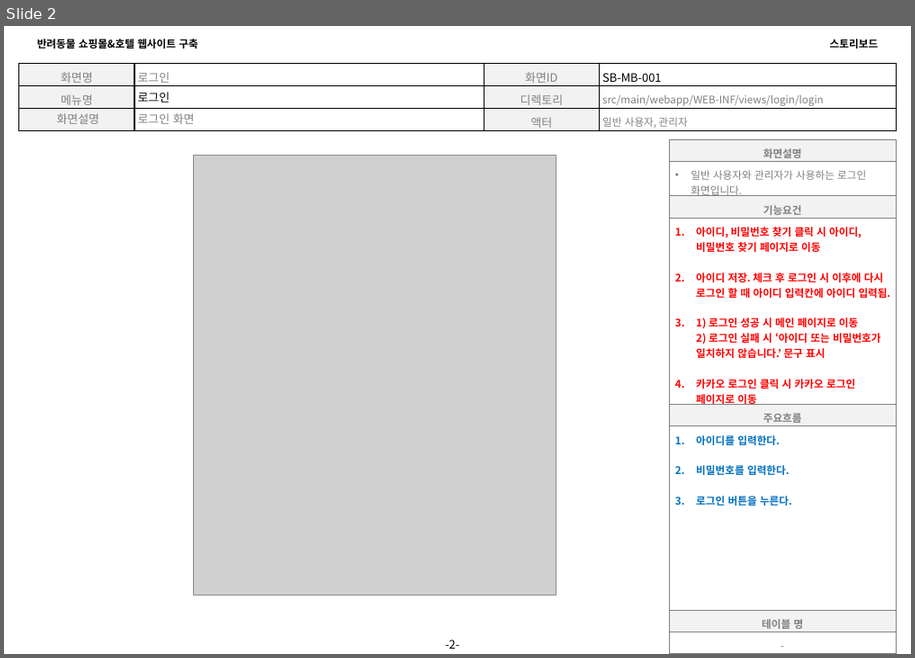
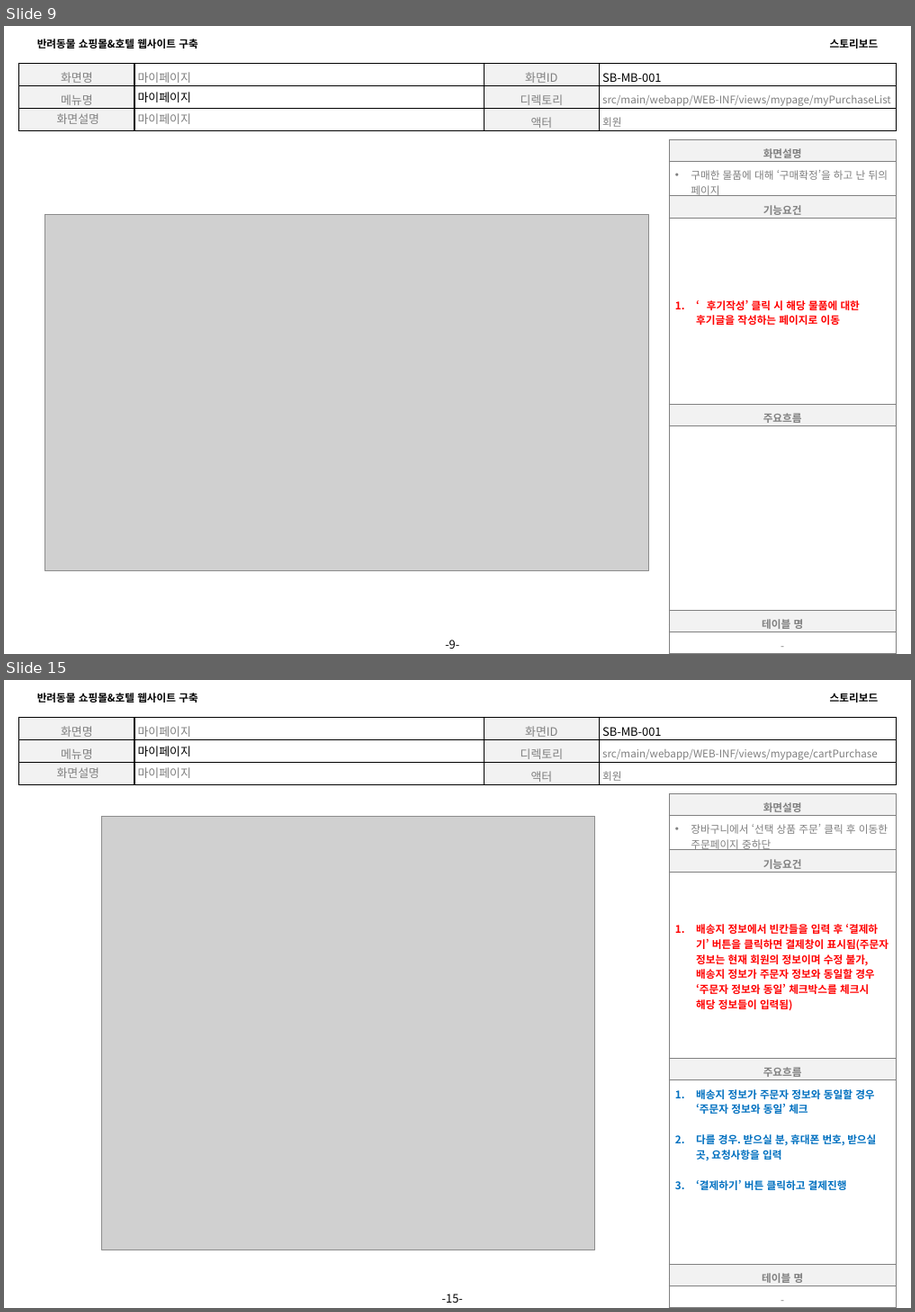
Before and after one commit to 94jinwoo/Companion, a slide deck: Companion.스토리보드.VER.0.1(마이페이지).pptx. Shown one above the other, each under a label of ours: slide 2 before the commit, slides 9 and 15 after it; the slides between them are not shown. The pictures are 915x658 and 915x1312 pixels, drawn with LibreOffice and Linux fonts; fonts in the diff are those of the drawing; grey boxes stand for pictures. Boxes give left, top, right and bottom in pixels: in the first picture for what was removed or moved away, otherwise in the second. Text is boxed around its words. In the diff, an @@ line names an element or a change of style, - is before the commit and + after.

Commit message:
스토리보드 마이페이지

```diff
--- a/Companion.스토리보드.VER.0.1(마이페이지).pptx
+++ b/Companion.스토리보드.VER.0.1(마이페이지).pptx
@@ slide 15 added at [4,680,911,1308], background #FFFFFF; not listed: 3 template elements that a slide beside it also shows @@
@@ table added at [19,717,896,789], 3 rows, 4 columns @@
+화면명 | 마이페이지 | 화면ID | SB-MB-001
+메뉴명 | 마이페이지 | 디렉토리 | src/main/webapp/WEB-INF/views/mypage/cartPurchase
+화면설명 | 마이페이지 | 액터 | 회원
@@ table added at [669,794,896,1279], 6 rows, 1 columns @@
+화면설명
+장바구니에서 ‘선택 상품 주문’ 클릭 후 이동한 주문페이지 중하단
+기능요건
+배송지 정보에서 빈칸들을 입력 후 ‘결제하기’ 버튼을 클릭하면 결제창이 표시됨(주문자 정보는 현재 회원의 정보이며 수정 불가, 배송지 정보가 주문자 정보와 동일할 경우 ‘주문자 정보와 동일’ 체크박스를 체크시 해당 정보들이 입력됨)
+주요흐름
+배송지 정보가 주문자 정보와 동일할 경우 ‘주문자 정보와 동일’ 체크 / 다를 경우. 받으실 분, 휴대폰 번호, 받으실 곳, 요청사항을 입력 / ‘결제하기’ 버튼 클릭하고 결제진행
@@ picture added at [101,816,594,1250] @@
@@ table added at [669,1265,896,1308], 2 rows, 1 columns @@
+테이블 명
+-
@@ what was slide 2 is now slide 9 @@
@@ slide 9 changed as well @@
@@ table at [19,63,896,135] @@
-row 1, column 2: 로그인
+row 1, column 2: 마이페이지
-row 2, column 2: 로그인
+row 2, column 2: 마이페이지
-row 2, column 4: src/main/webapp/WEB-INF/views/login/login
+row 2, column 4: src/main/webapp/WEB-INF/views/mypage/myPurchaseList
-row 3, column 2: 로그인 화면
+row 3, column 2: 마이페이지
-row 3, column 4: 일반 사용자, 관리자
+row 3, column 4: 회원
@@ table at [669,140,896,625] @@
-row 2, column 1: 일반 사용자와 관리자가 사용하는 로그인 화면입니다.
+row 2, column 1: 구매한 물품에 대해 ‘구매확정’을 하고 난 뒤의 페이지
-row 4, column 1: 아이디, 비밀번호 찾기 클릭 시 아이디, 비밀번호 찾기 페이지로 이동 / 아이디 저장. 체크 후 로그인 시 이후에 다시 로그인 할 때 아이디 입력칸에 아이디 입력됨. / 1) 로그인 성공 시 메인 페이지로 이동 2) 로그인 실패 시 ‘아이디 또는 비밀번호가 일치하지 않습니다.’ 문구 표시 / 카카오 로그인 클릭 시 카카오 로그인 페이지로 이동
+row 4, column 1: ‘후기작성’ 클릭 시 해당 물품에 대한 후기글을 작성하는 페이지로 이동
-row 6, column 1: 아이디를 입력한다. / 비밀번호를 입력한다. / 로그인 버튼을 누른다.
+row 6, column 1: 
@@ picture: place and size @@
-picture at [194,156,557,596]
+picture at [45,214,649,570]
@@ page number at [445,640,459,649]: text changed @@
--2-
+-9-
```
Also in this commit, not shown: 2 other slides changed, 13 other slides added, 6 slides removed.
